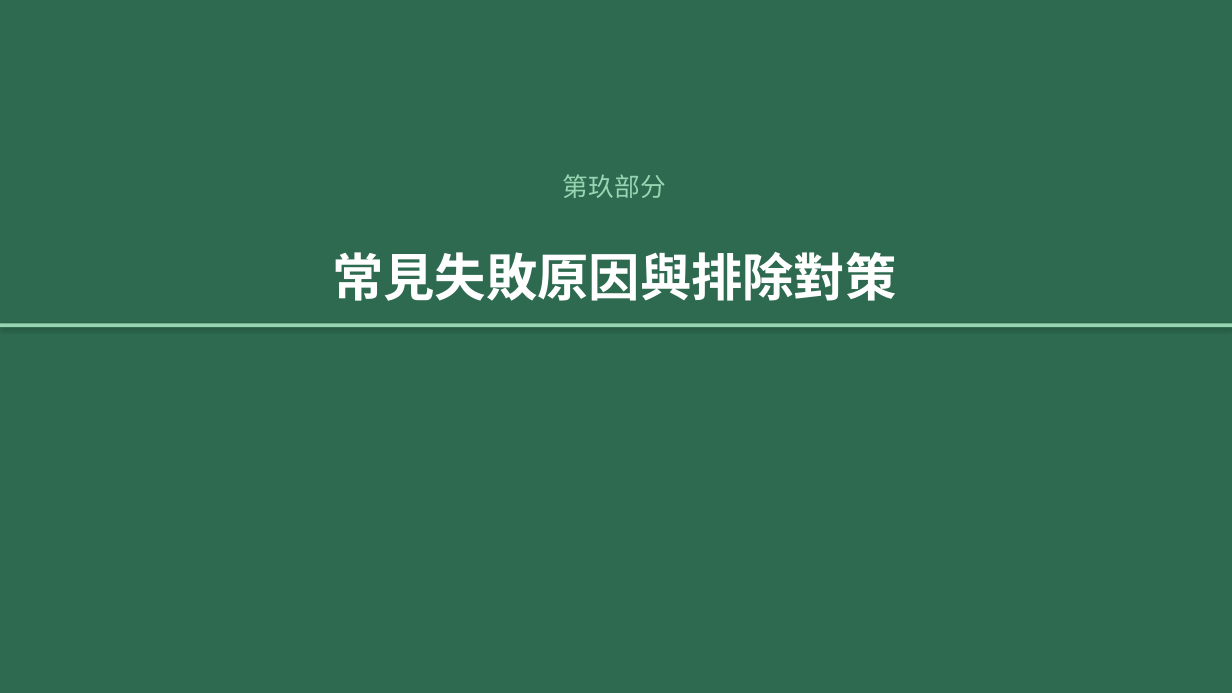
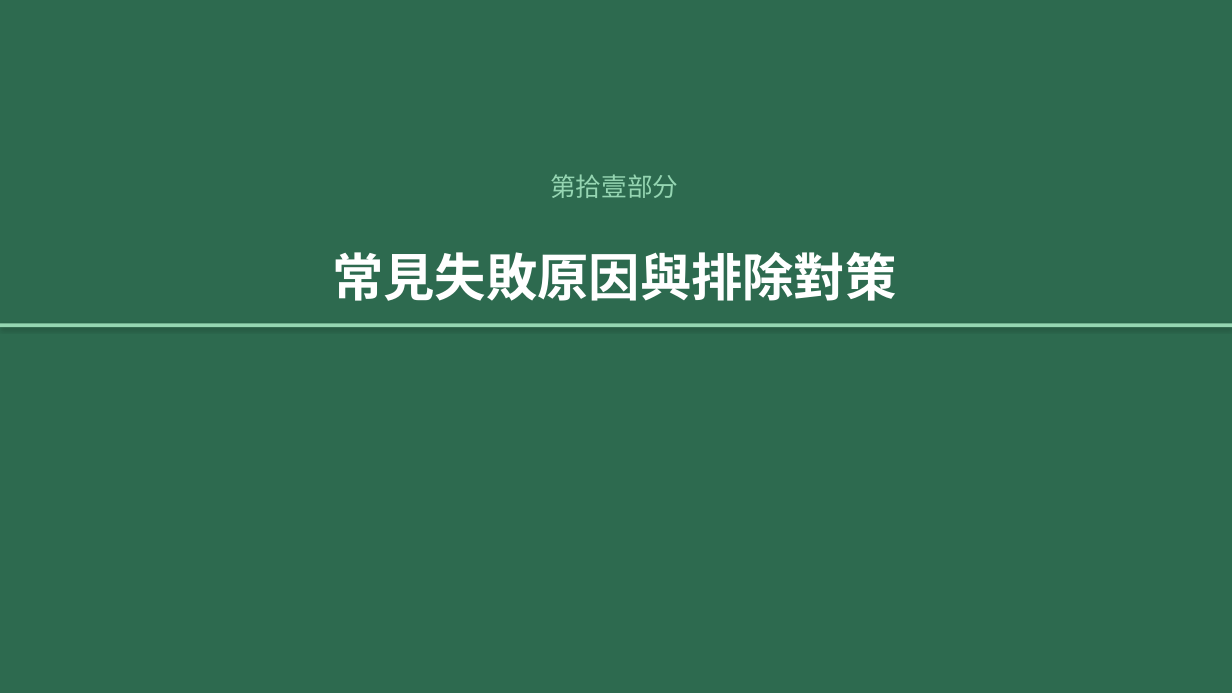
Before and after one commit to waiaoinfo-create/em-photosynthetic-farm, a slide deck: slide 34 of EM菌與光合菌農場實務手冊.pptx (slide 28 before the commit). Drawn at 1232x693 pixels with LibreOffice and Linux fonts; fonts in the diff are those of the drawing. Boxes give left, top, right and bottom in pixels: in the first picture for what was removed or moved away, otherwise in the second. Text is boxed around its words. In the diff, an @@ line names an element or a change of style, - is before the commit and + after.

```diff
--- a/EM菌與光合菌農場實務手冊.pptx
+++ b/EM菌與光合菌農場實務手冊.pptx
@@ text at [550, 174, 679, 198]: text changed @@
-第玖部分
+第拾壹部分
```
Also in this commit, not shown: 3 other slides changed, 6 slides added, 2 other files.
